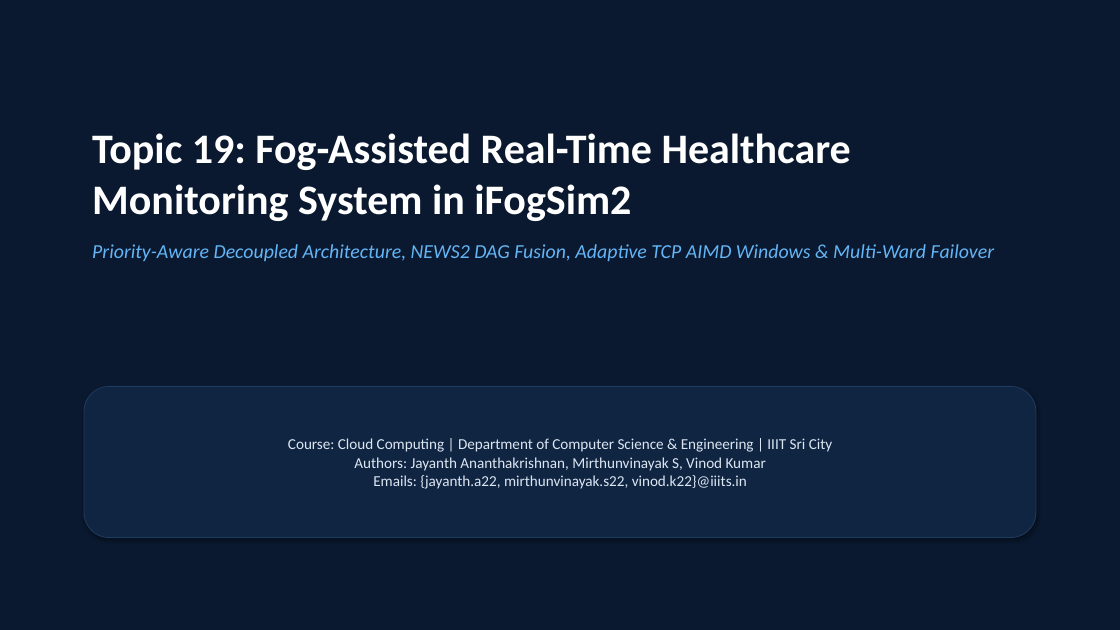
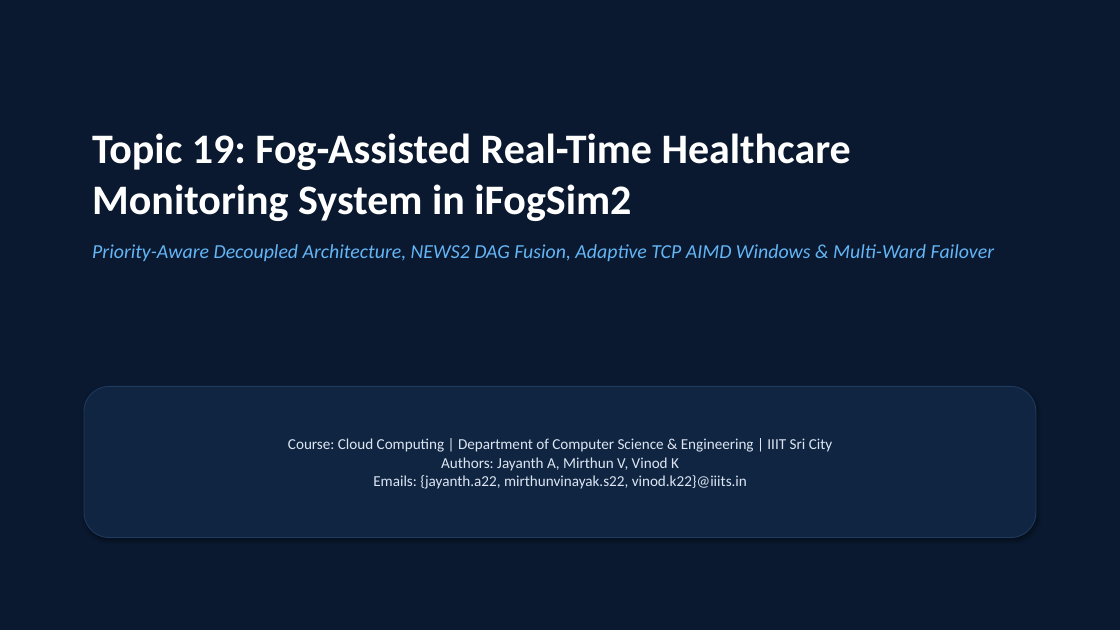
Before and after one commit to jayanthananthakrishnan-a11y/Fog-Assisted-Real-Time-Healthcare, a slide deck: slide 1 of presentation/Topic19_Healthcare_Fog_Presentation.pptx. Drawn at 1120x630 pixels with LibreOffice and Linux fonts; fonts in the diff are those of the drawing. Boxes give left, top, right and bottom in pixels: in the first picture for what was removed or moved away, otherwise in the second. Text is boxed around its words. In the diff, an @@ line names an element or a change of style, - is before the commit and + after.

Commit message:
Standardize author names to Jayanth A, Mirthun V, Vinod K and streamline report structure with inline citations

```diff
--- a/presentation/Topic19_Healthcare_Fog_Presentation.pptx
+++ b/presentation/Topic19_Healthcare_Fog_Presentation.pptx
@@ text in rounded rectangle at <box>288,438,832,489</box>: text changed @@
-Course: Cloud Computing | Department of Computer Science & Engineering | IIIT Sri City
-Authors: Jayanth Ananthakrishnan, Mirthunvinayak S, Vinod Kumar
-Emails: {jayanth.a22, mirthunvinayak.s22, vinod.k22}@iiits.in
+Course: Cloud Computing | Department of Computer Science & Engineering | IIIT Sri City
+Authors: Jayanth A, Mirthun V, Vinod K
+Emails: {jayanth.a22, mirthunvinayak.s22, vinod.k22}@iiits.in
```
Also in this commit, not shown: 1 slide added, 2 slides removed, 7 other files.
